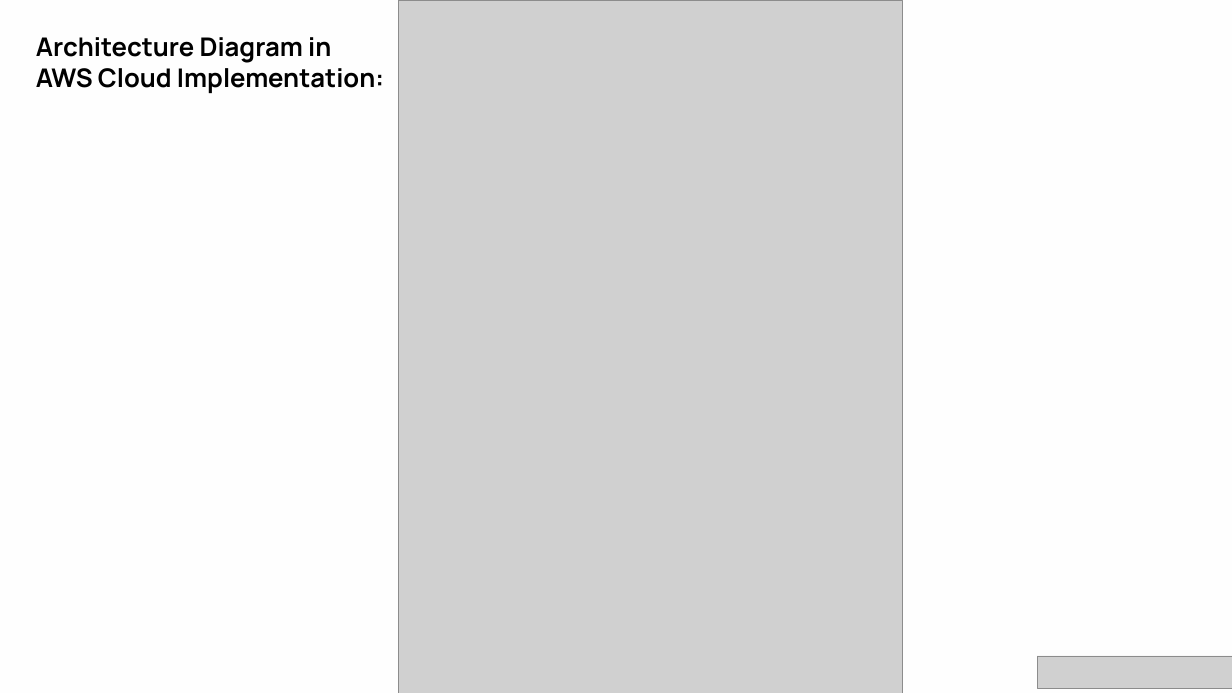
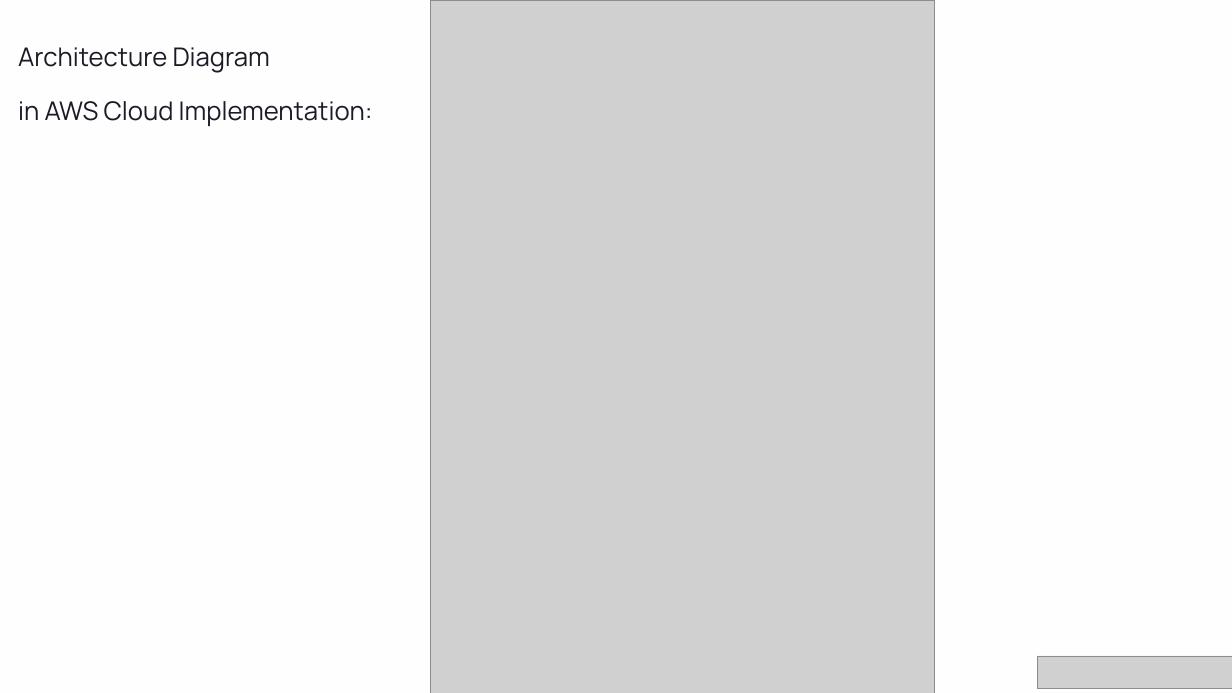
Before and after one commit to Rithwik-Minfy/Lead-Conversion-Classfication-Capstone, a slide deck: slide 9 of Capstone Presentation.pptx (slide 8 before the commit). Drawn at 1232x693 pixels with LibreOffice and Linux fonts; fonts in the diff are those of the drawing; grey boxes stand for pictures; background and template pictures are left out. Boxes give left, top, right and bottom in pixels: in the first picture for what was removed or moved away, otherwise in the second. Text is boxed around its words. In the diff, an @@ line names an element or a change of style, - is before the commit and + after.

```diff
--- a/Capstone Presentation.pptx
+++ b/Capstone Presentation.pptx
@@ picture: place and size @@
-picture at <box>398,0,902,693</box>
+picture at <box>431,0,936,693</box>
@@ text at <box>18,47,373,126</box>: text changed; text colour #000000 to #1B1B27; bold off @@
-Architecture Diagram in AWS Cloud Implementation:
+Architecture Diagram
+in AWS Cloud Implementation:
```
Also in this commit, not shown: 5 other slides changed, 2 slides added, 1 slide removed, 5 other files.
